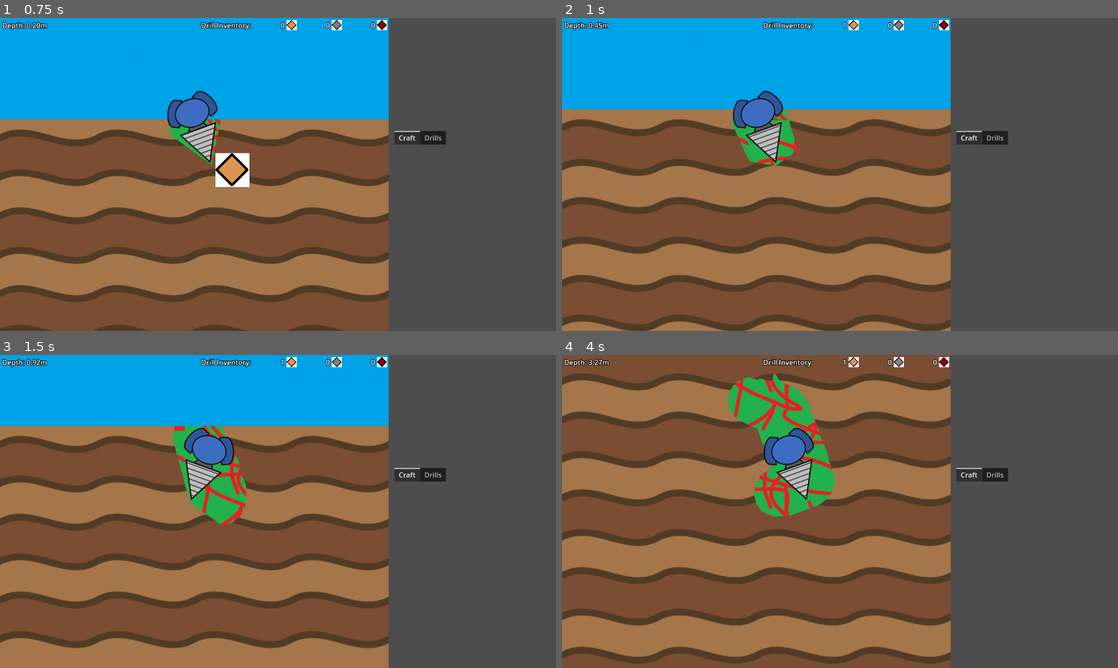
Above: before the commit, frames 1-4 (two rows, left to right).
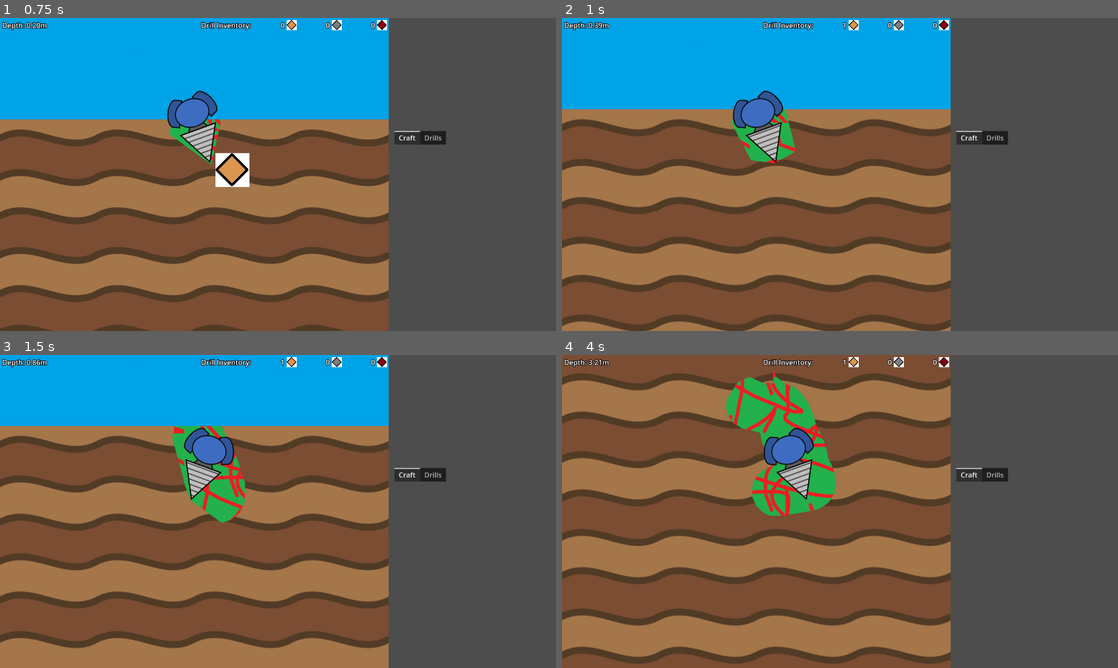
Above: after the commit, the same moments.

Repository: aNotSoCleverName/mechanicore
Game: Godot game, scene res://Main.tscn
Same seed, same stepped clock (60 frames per second), same inputs: the game is played once before the commit and once after it.
Inputs:
- Up to frame 1 (0.75 s): tap Enter (ui_accept) at 0.5 s; hold Right (ui_right) from 0.53 s (still down)
- Up to frame 2 (1 s): keep holding Right (ui_right); tap Enter (ui_accept) at 0.77 s
- Up to frame 3 (1.5 s): release Right (ui_right) at 1.28 s; hold Left (ui_left) from 1.28 s (still down)
- Up to frame 4 (4 s): tap Enter (ui_accept) at 1.52, 3.02, 3.77 s; release Left (ui_left) at 2.03 s; hold Right (ui_right) 2.03-3.53 s; hold Left (ui_left) from 3.53 s (still down)

Frame 1 is identical in both runs. In frame 2, 0.3% of the frame differs, in the area x 5-43%, y 1-48%; in frame 3, 0.7%; in frame 4, 1.7%, in the area x 6-50%, y 1-52%.

Commit message:
Drill.gd: No longers causes infinite recursion caused by setter

Diff:
--- a/Endless Run/Drill/Drill.gd
+++ b/Endless Run/Drill/Drill.gd
@@ -8,6 +8,8 @@
 	get:
 		return _isDocked;
 	set(inValue):
+		if (_isDocked == inValue):
+			return;
 		_isDocked = inValue;
 
 		SignalBus_EndlessRun.drill_change_dock.emit(_isDocked);
@@ -18,6 +20,8 @@
 	get:
 		return _speed;
 	set(inValue):
+		if (_speed == inValue):
+			return;
 		_speed = inValue;
 		self._UpdateVelocity();
 
